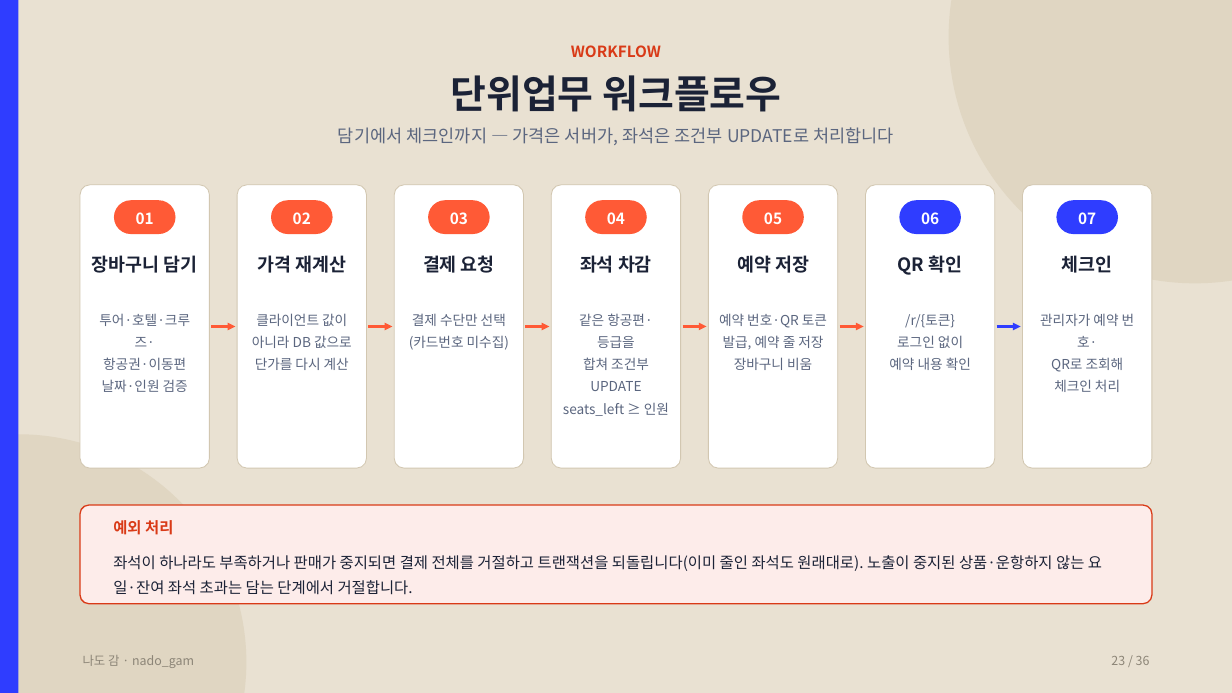
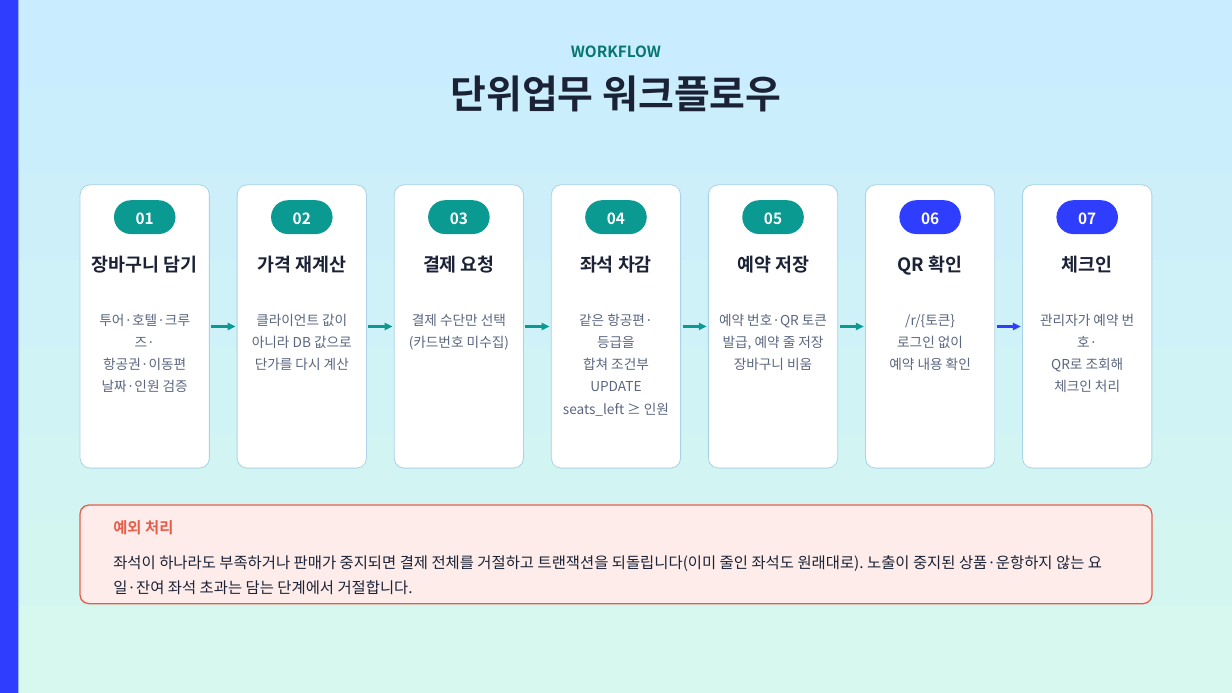
Before and after one commit to ho8566z/nado-gam_word, a slide deck: slide 23 of ppt_output/나도감_발표.pptx. Drawn at 1232x693 pixels with LibreOffice and Linux fonts; fonts in the diff are those of the drawing. Boxes give left, top, right and bottom in pixels: in the first picture for what was removed or moved away, otherwise in the second. Text is boxed around its words. In the diff, an @@ line names an element or a change of style, - is before the commit and + after.

Commit message:
docs(ppt): 사용자가 마무리한 발표 PPT 최종본(32장) 반영
청량 테마와 선정 배경·벤치마킹 수정을 반영하고 사용자가 PowerPoint 에서 직접 다듬은 최종 파일이다.

```diff
--- a/ppt_output/나도감_발표.pptx
+++ b/ppt_output/나도감_발표.pptx
@@ background #E9E1D2 to gradient #C9ECFF to #D6F8EE @@
@@ ellipse removed at bbox=[949, 0, 1232, 283] @@
@@ text "WORKFLOW" at bbox=[571, 45, 661, 57]: text colour #D93A17 to #07766F @@
@@ text removed at bbox=[338, 127, 894, 145] @@
-담기에서 체크인까지 — 가격은 서버가, 좌석은 조건부 UPDATE로 처리합니다
@@ fill #FF5A36 to #0B9A92 in 5 elements at bbox=[114, 200, 176, 234], bbox=[271, 200, 333, 234], bbox=[428, 200, 490, 234], bbox=[585, 200, 647, 234], bbox=[742, 200, 804, 234] @@
@@ outline #D2C7B1 1 pt to #A9D3E6 1 pt in 7 elements at bbox=[80, 185, 209, 468], bbox=[237, 185, 367, 468], bbox=[394, 185, 524, 468], bbox=[551, 185, 681, 468], bbox=[708, 185, 838, 468], bbox=[865, 185, 995, 468], bbox=[1023, 185, 1152, 468] @@
@@ arrow (211, 326) - (235, 326): stroke #FF5A36 3 pt to #0B9A92 3 pt @@
@@ arrow (368, 326) - (392, 326): stroke #FF5A36 3 pt to #0B9A92 3 pt @@
@@ arrow (525, 326) - (549, 326): stroke #FF5A36 3 pt to #0B9A92 3 pt @@
@@ arrow (683, 326) - (707, 326): stroke #FF5A36 3 pt to #0B9A92 3 pt @@
@@ arrow (840, 326) - (864, 326): stroke #FF5A36 3 pt to #0B9A92 3 pt @@
@@ ellipse removed at bbox=[0, 434, 246, 693] @@
@@ rounded rectangle at bbox=[80, 505, 1152, 604]: outline #D93A17 1.5 pt to #E85D4A 1.5 pt @@
@@ text "예외 처리" at bbox=[113, 520, 173, 535]: text colour #D93A17 to #E85D4A @@
@@ text removed at bbox=[83, 655, 194, 668] @@
-나도 감 · nado_gam
@@ text removed at bbox=[1111, 656, 1150, 665] @@
-23 / 36
```
Also in this commit, not shown: 29 other slides changed, 2 slides added, 6 slides removed.
